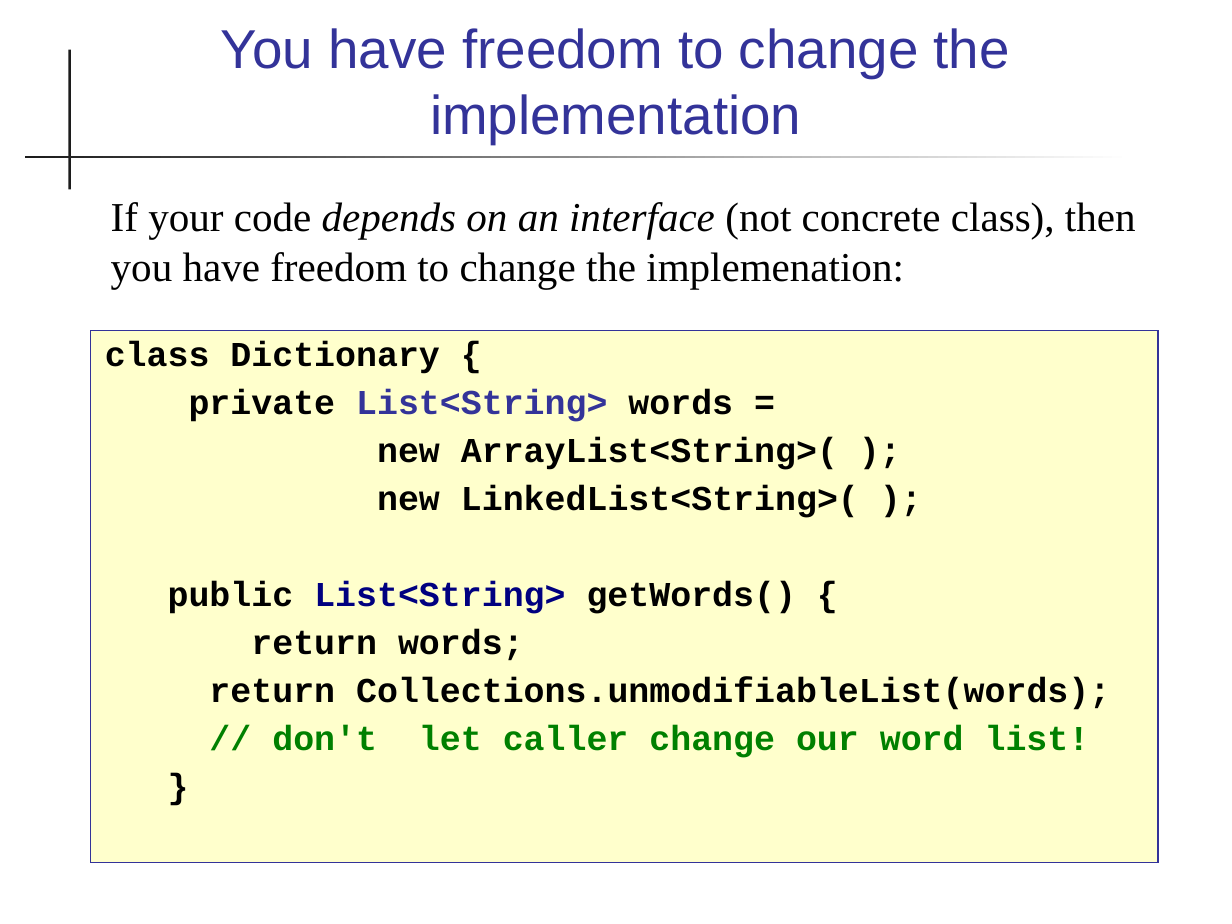
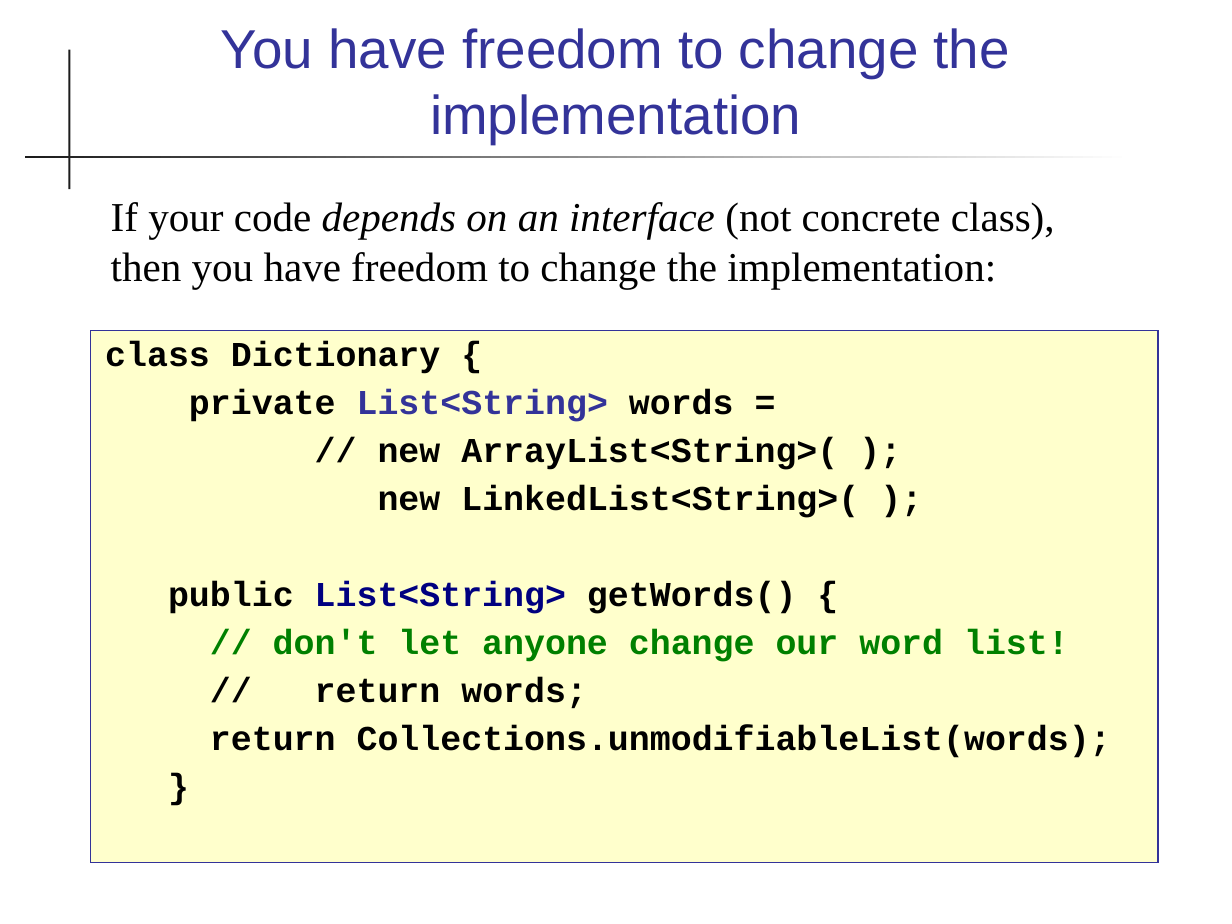
Before and after one commit to skeoop/skeoop.github.io, a slide deck: slide 11 of collections/Collections.ppt (slide 13 before the commit). Drawn at 1232x924 pixels with LibreOffice and Linux fonts; fonts in the diff are those of the drawing. Boxes give left, top, right and bottom in pixels: in the first picture for what was removed or moved away, otherwise in the second. Text is boxed around its words. In the diff, an @@ line names an element or a change of style, - is before the commit and + after.

```diff
--- a/collections/Collections.ppt
+++ b/collections/Collections.ppt
@@ text at (x1=111, y1=202, x2=1055, y2=289): text changed @@
-If your code depends on an interface (not concrete class), then you have freedom to change the implemenation:
+If your code depends on an interface (not concrete class),
+then you have freedom to change the implementation:
@@ text at (x1=273, y1=629, x2=1069, y2=709): text changed; text colour #000000 to #008000 @@
-return words;
+// don't let anyone change our word list!
+// return words;
@@ text at (x1=272, y1=725, x2=1090, y2=758): paragraph removed @@
-// don't let caller change our word list!
```
Also in this commit, not shown: 17 other slides changed, 7 slides removed, 9 other files.
